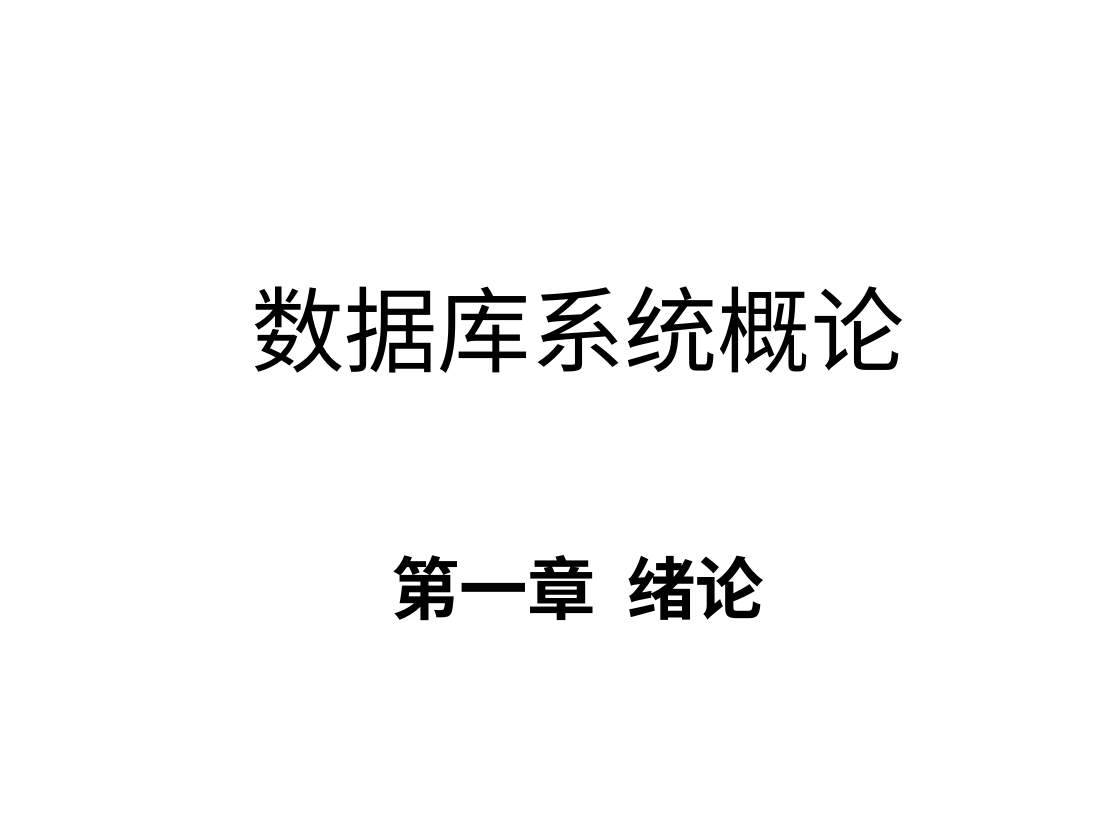
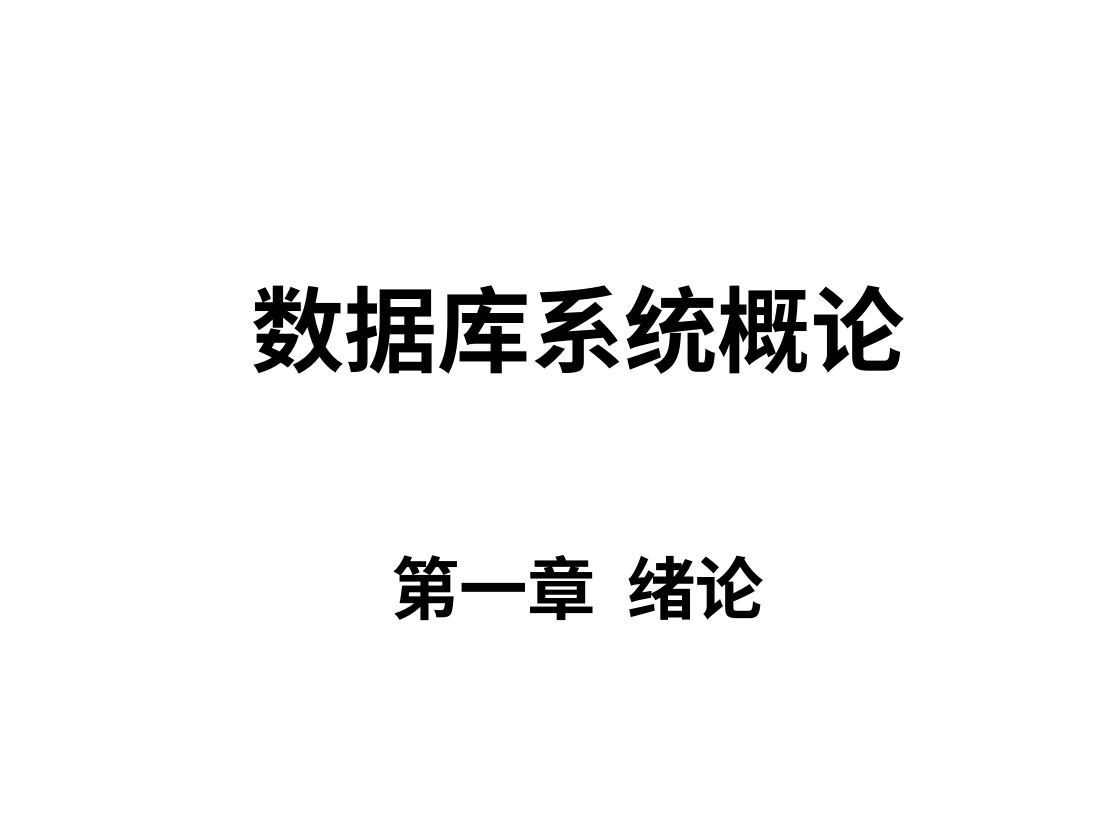
Before and after one commit to HBU/DataBase, a slide deck: slide 9 of PPT/DB第01章.ppt. Drawn at 1120x840 pixels with LibreOffice and Linux fonts; fonts in the diff are those of the drawing; background and template pictures are left out. Boxes give left, top, right and bottom in pixels: in the first picture for what was removed or moved away, otherwise in the second. Text is boxed around its words. In the diff, an @@ line names an element or a change of style, - is before the commit and + after.

```diff
--- a/PPT/DB第01章.ppt
+++ b/PPT/DB第01章.ppt
@@ text at [251,285,904,374]: bold on in "数据库系统概论" @@
```
Also in this commit, not shown: 10 other slides changed.
